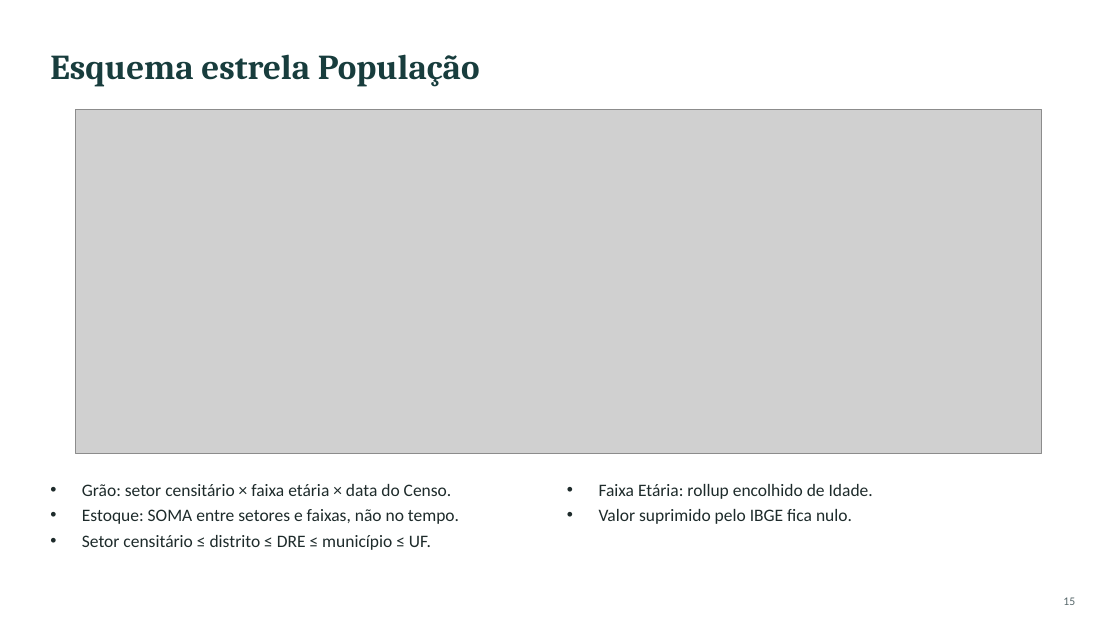
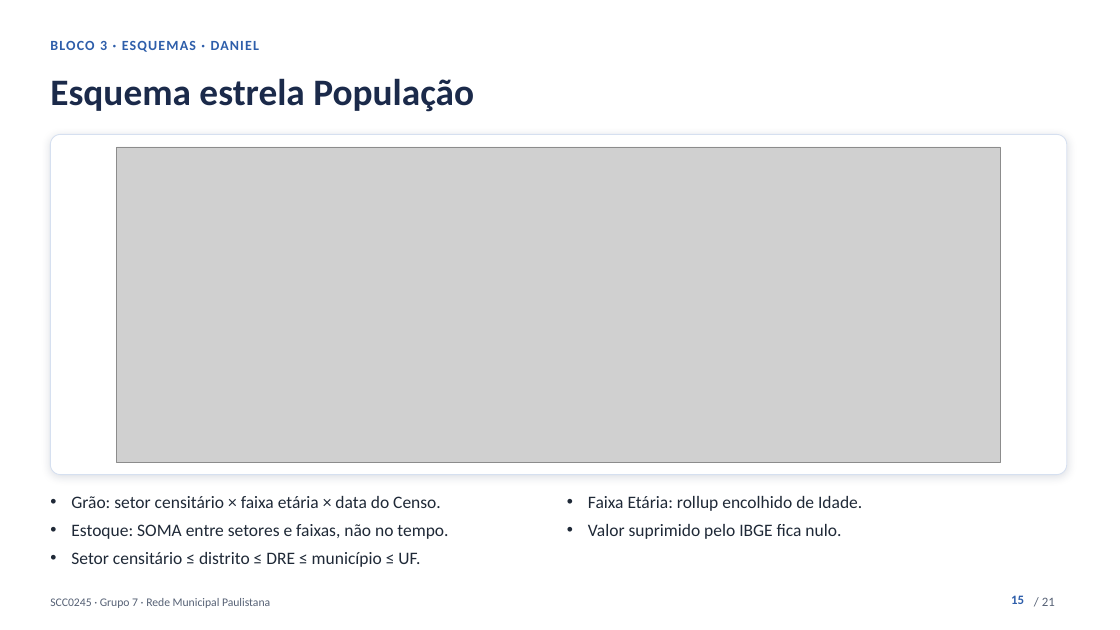
Before and after one commit to kevennlaranjeira/OLAP2026, a slide deck: slide 15 of docs/apresentacao/apresentacao-projeto1.pptx. Drawn at 1120x630 pixels with LibreOffice and Linux fonts; fonts in the diff are those of the drawing; grey boxes stand for pictures. Boxes give left, top, right and bottom in pixels: in the first picture for what was removed or moved away, otherwise in the second. Text is boxed around its words. In the diff, an @@ line names an element or a change of style, - is before the commit and + after.

Commit message:
docs(apresentacao): novo visual, número de página e animações (#4)
Slides com paleta única no tema, etiqueta de bloco e de quem apresenta, número de página, transição de esmaecimento e entrada em sequência dos cartões. Teste novo confere número de página, transição e animação.

```diff
--- a/docs/apresentacao/apresentacao-projeto1.pptx
+++ b/docs/apresentacao/apresentacao-projeto1.pptx
@@ text "Esquema estrela População": place and size @@
-text "Esquema estrela População" at box(50, 54, 480, 86)
+text "Esquema estrela População" at box(50, 78, 474, 112)
@@ text "Esquema estrela População" at box(50, 78, 474, 112): size 30 to 32 pt, font Cambria to Calibri, text colour #183D3D to #1B2A4A @@
@@ text added at box(50, 41, 259, 52), 12 pt, text #2E5EAA, bold @@
+BLOCO 3 · ESQUEMAS · DANIEL
@@ rounded rectangle added at box(50, 134, 1067, 475), fill #FFFFFF, outline #D6E0F0 0.75 pt @@
@@ picture: place and size @@
-picture at box(76, 109, 1042, 454)
+picture at box(117, 147, 1001, 462)
@@ text "Grão: setor censitário × faixa ...": place and size @@
-text "Grão: setor censitário × faixa ..." at box(82, 484, 459, 550)
+text "Grão: setor censitário × faixa ..." at box(71, 496, 448, 567)
@@ text "Grão: setor censitário × faixa ..." at box(71, 496, 448, 567): text colour #1E2B2B to #1F2937; indent changed; more space between paragraphs @@
@@ text "Faixa Etária: rollup encolhido de ..." at box(588, 496, 862, 539): text colour #1E2B2B to #1F2937; indent changed; more space between paragraphs @@
@@ text "Faixa Etária: rollup encolhido de ...": place and size @@
-text "Faixa Etária: rollup encolhido de ..." at box(599, 484, 873, 524)
+text "Faixa Etária: rollup encolhido de ..." at box(588, 496, 862, 539)
@@ text added at box(50, 598, 270, 608), 10 pt, text #566175 @@
+SCC0245 · Grupo 7 · Rede Municipal Paulistana
@@ page number: place and size @@
-page number at box(1063, 597, 1075, 605)
+page number at box(1011, 595, 1024, 604)
@@ page number at box(1011, 595, 1024, 604): size 10 to 11 pt, text colour #56676A to #2E5EAA, bold on; vertical alignment middle to top @@
@@ text added at box(1042, 597, 1055, 606), 11 pt, text #566175 @@
+/ 21
```
Also in this commit, not shown: 20 other slides changed, 4 other files.
